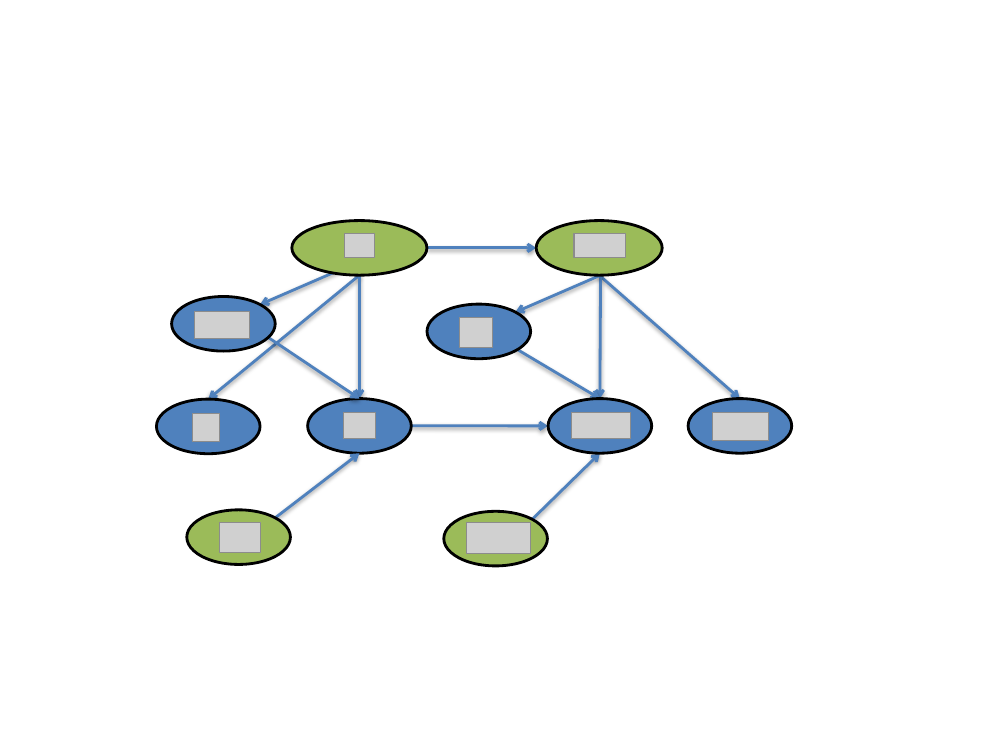
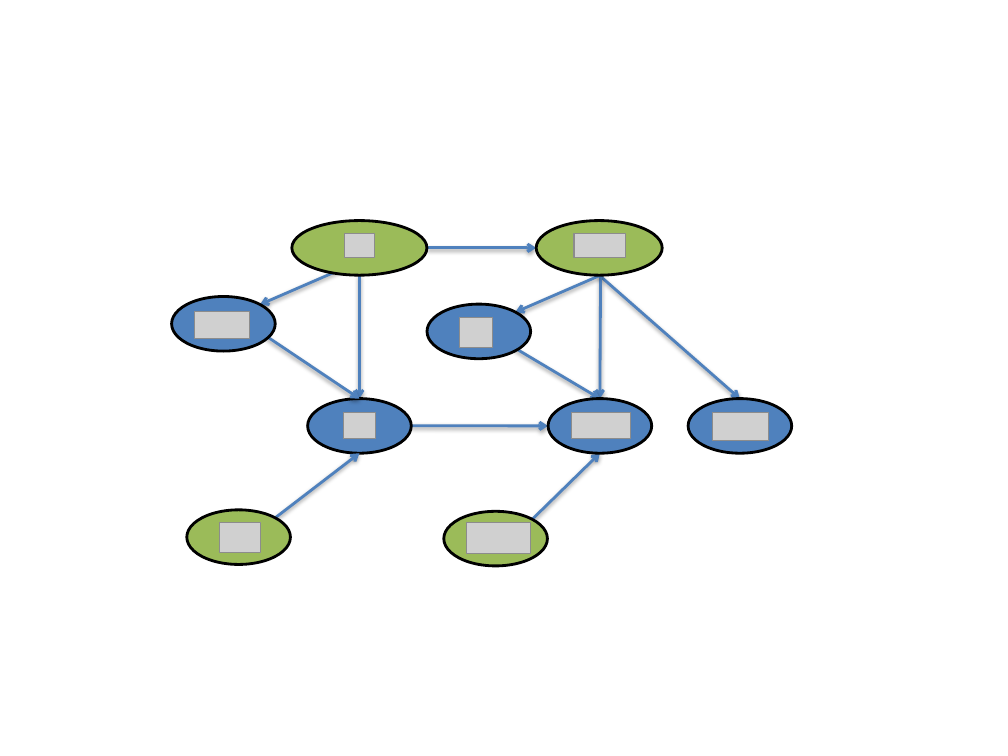
Before and after one commit to amidst/toolbox, a slide deck: slide 7 of doc/D2.1_AMIDSTModelingFramework/figures/CajaMarModelsBucket.pptx. Drawn at 1008x756 pixels with LibreOffice and Linux fonts; fonts in the diff are those of the drawing; grey boxes stand for pictures. Boxes give left, top, right and bottom in pixels: in the first picture for what was removed or moved away, otherwise in the second. Text is boxed around its words. In the diff, an @@ line names an element or a change of style, - is before the commit and + after.

```diff
--- a/doc/D2.1_AMIDSTModelingFramework/figures/CajaMarModelsBucket.pptx
+++ b/doc/D2.1_AMIDSTModelingFramework/figures/CajaMarModelsBucket.pptx
@@ arrow removed from (360, 275) to (209, 399) @@
@@ ellipse removed at (156,399,260,454) @@
@@ picture removed at (193,413,220,442) @@
```
Also in this commit, not shown: 1 other slide changed, 5 other files.
